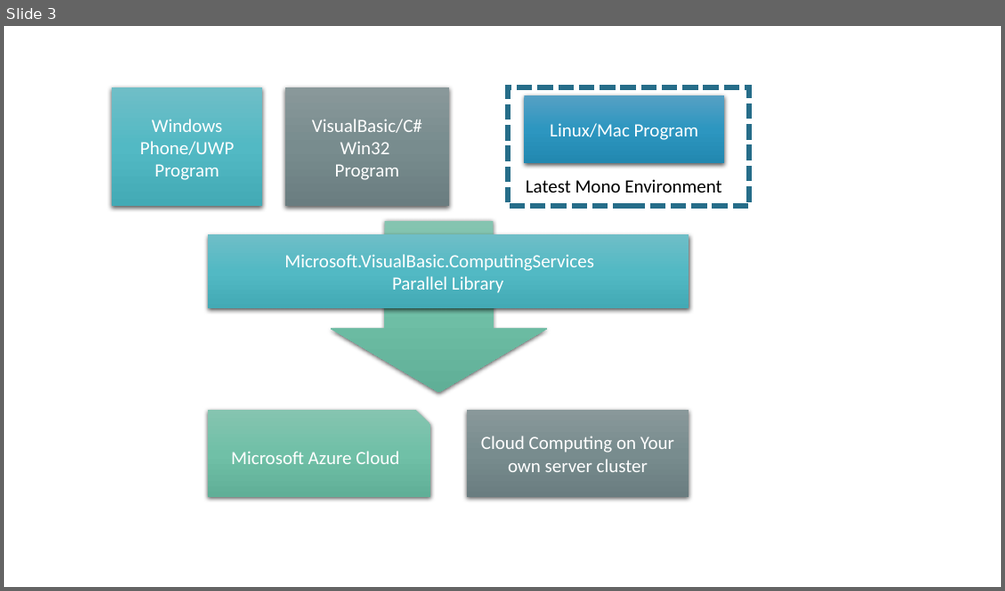
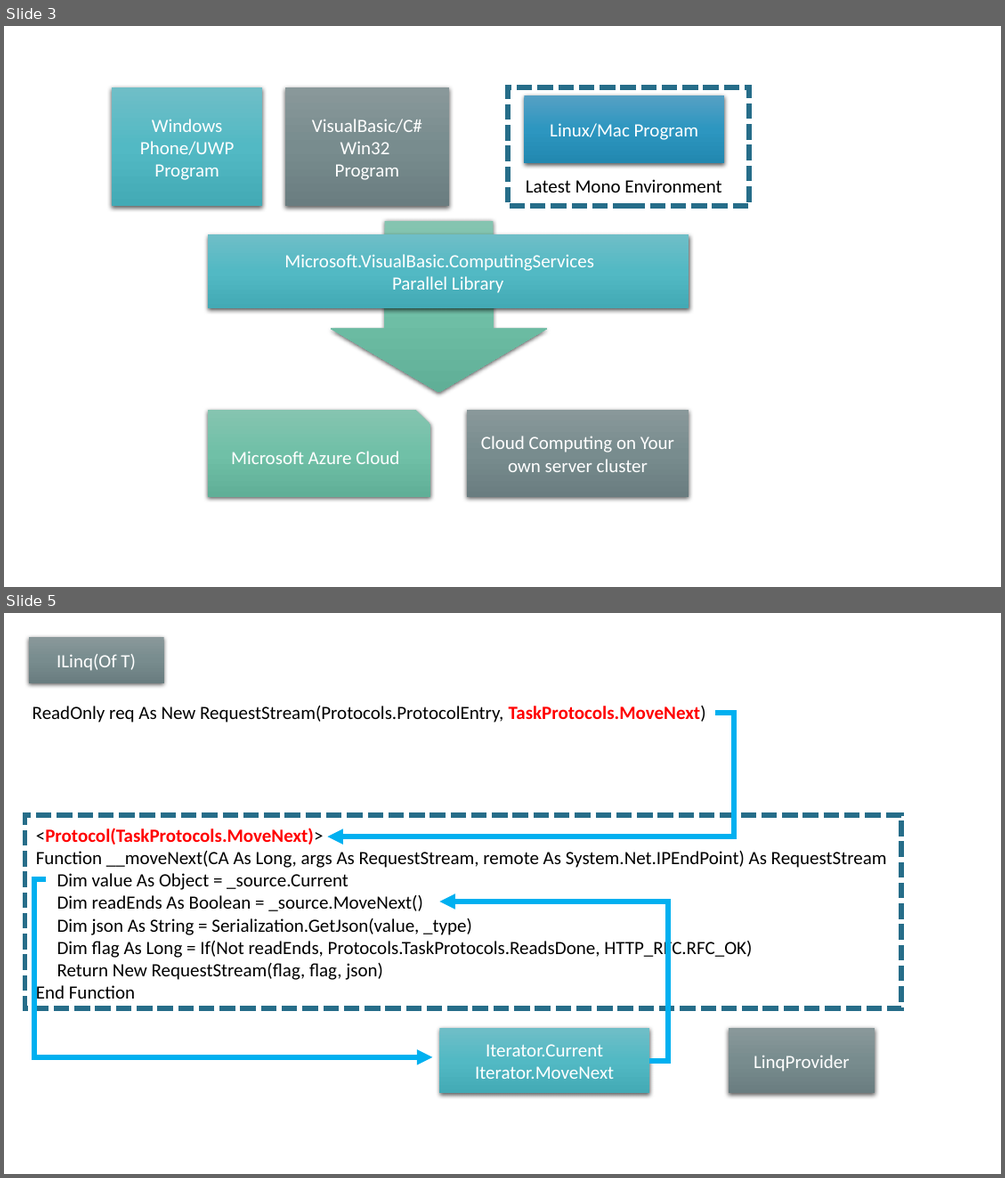
Before and after one commit to xieguigang/Darwinism, a slide deck: Parallel.pptx. Shown one above the other, each under a label of ours: slide 3 before the commit, slides 3 and 5 after it; the slides between them are not shown. The pictures are 1005x591 and 1005x1178 pixels, drawn with LibreOffice and Linux fonts; fonts in the diff are those of the drawing. Boxes give left, top, right and bottom in pixels: in the first picture for what was removed or moved away, otherwise in the second. Text is boxed around its words. In the diff, an @@ line names an element or a change of style, - is before the commit and + after.

```diff
--- a/Parallel.pptx
+++ b/Parallel.pptx
@@ slide 5 added at box(4, 613, 1001, 1174), background #FFFFFF @@
@@ group added at box(25, 637, 901, 1093): 4 rectangles, 3 elbow arrows, 2 texts @@
+ILinq(Of T)
+ReadOnly req As New RequestStream(Protocols.ProtocolEntry, TaskProtocols.MoveNext)
+<Protocol(TaskProtocols.MoveNext)>
+Function __moveNext(CA As Long, args As RequestStream, remote As System.Net.IPEndPoint) As RequestStream
+Dim value As Object = _source.Current
+Dim readEnds As Boolean = _source.MoveNext()
+Dim json As String = Serialization.GetJson(value, _type)
+Dim flag As Long = If(Not readEnds, Protocols.TaskProtocols.ReadsDone, HTTP_RFC.RFC_OK)
+Return New RequestStream(flag, flag, json)
+End Function
+Iterator.Current
+Iterator.MoveNext
+LinqProvider
```
Also in this commit, not shown: 1 other slide added, 5 other files.
